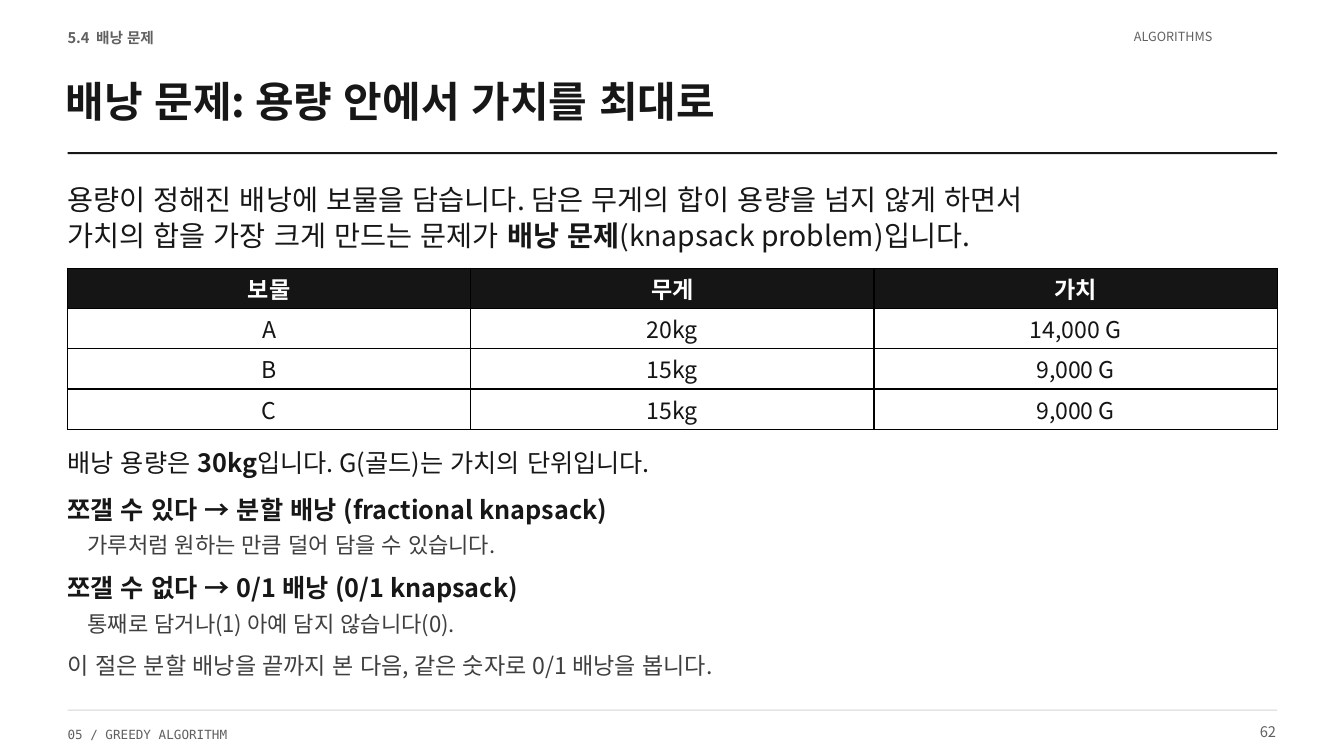
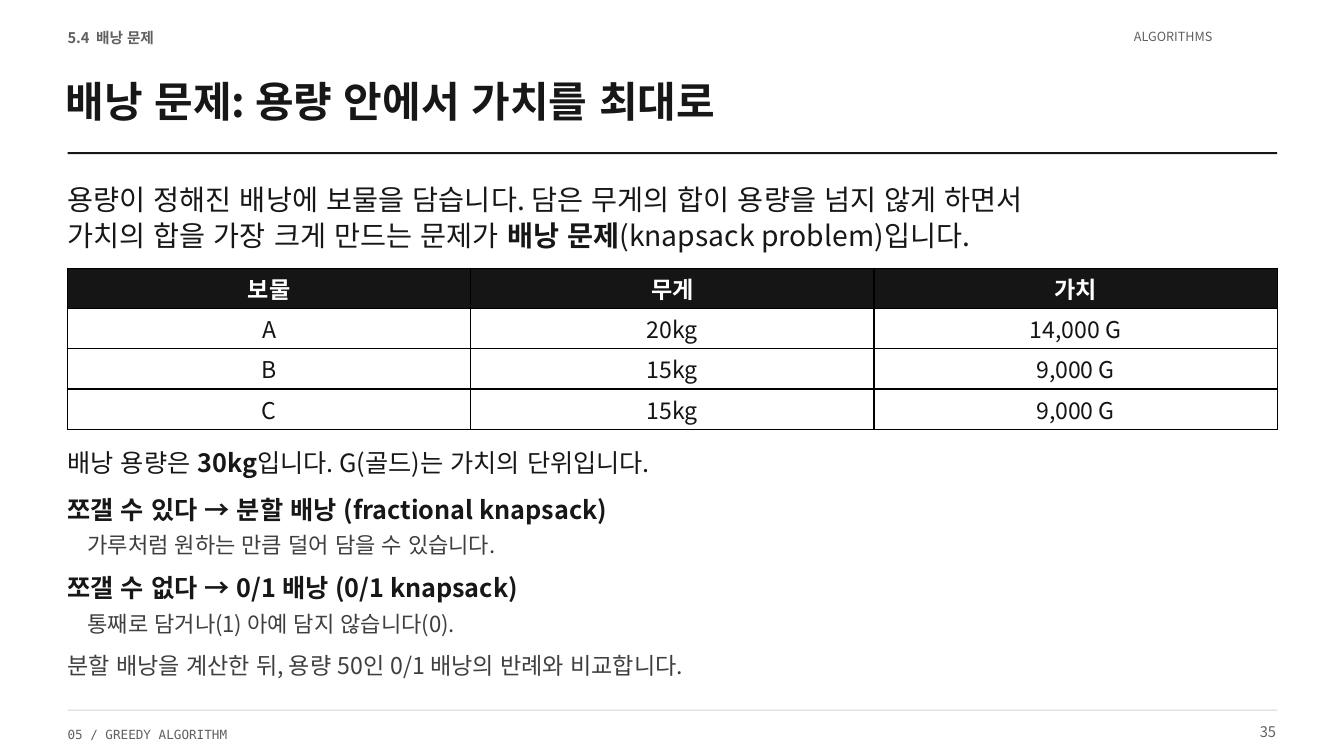
Before and after one commit to Sangdon-Park/Sangdon-Park.github.io, a slide deck: slide 35 of data/알고리즘/5장_그리디_알고리즘.pptx (slide 62 before the commit). Drawn at 1344x756 pixels with LibreOffice and Linux fonts; fonts in the diff are those of the drawing. Boxes give left, top, right and bottom in pixels: in the first picture for what was removed or moved away, otherwise in the second. Text is boxed around its words. In the diff, an @@ line names an element or a change of style, - is before the commit and + after.

```diff
--- a/data/알고리즘/5장_그리디_알고리즘.pptx
+++ b/data/알고리즘/5장_그리디_알고리즘.pptx
@@ text at (x1=68, y1=654, x2=683, y2=678): text changed @@
-이 절은 분할 배낭을 끝까지 본 다음, 같은 숫자로 0/1 배낭을 봅니다.
+분할 배낭을 계산한 뒤, 용량 50인 0/1 배낭의 반례와 비교합니다.
@@ text at (x1=1260, y1=726, x2=1276, y2=737): text changed @@
-62
+35
```
Also in this commit, not shown: 67 other slides changed, 6 slides added, 128 slides removed, 5 other files.
